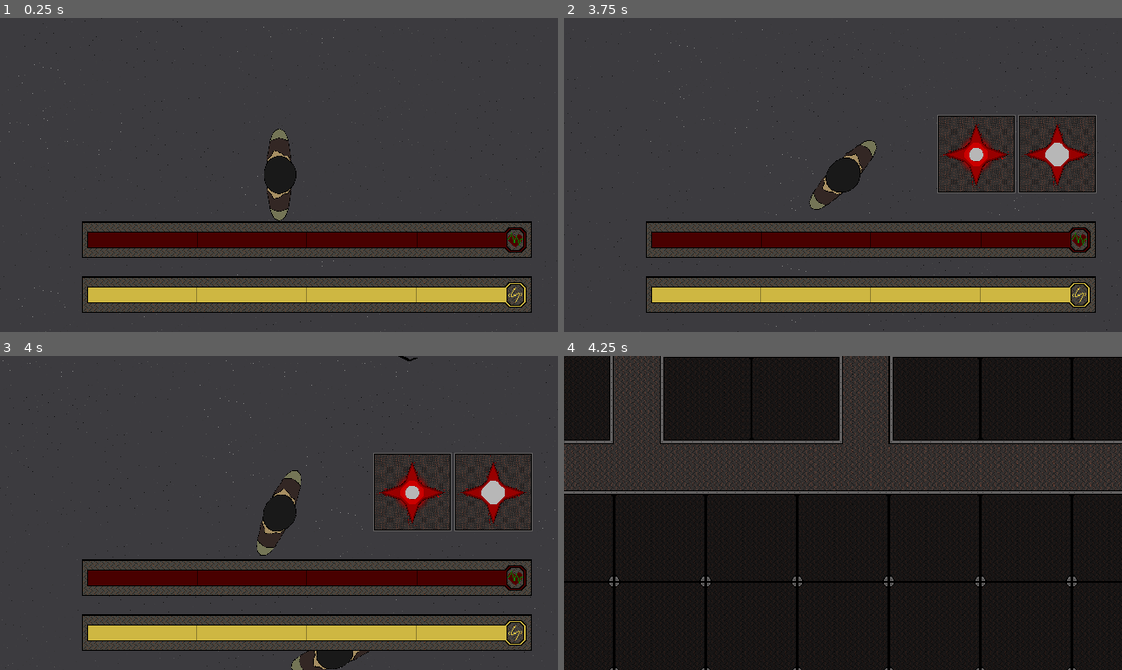
Above: before the commit, frames 1-4 (two rows, left to right).
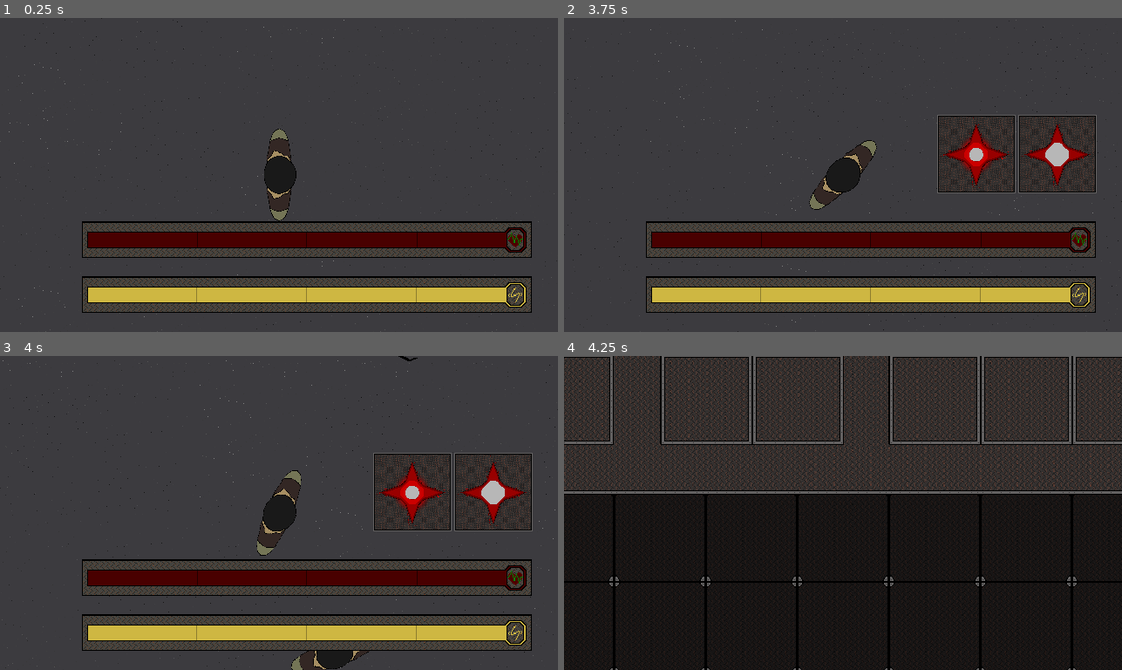
Above: after the commit, the same moments.

Repository: kitoblak/STP
Game: Godot game, scene res://scene/level/level.tscn
Same seed, same stepped clock (60 frames per second), same inputs: the game is played once before the commit and once after it.
Inputs (mouse positions are in pixels of both pictures, inside the frame that each line leads up to):
- Up to frame 1 (0.25 s): no input
- Up to frame 2 (3.75 s): tap Enter at 0.5 s; move the mouse to (965, 159) at 0.52 s; hold D (right) 0.53-1.28 s; hold Shift (Run) 0.53-1.28 s; move the mouse to (731, 190) at 1.27 s; hold S (down) 1.28-2.03 s; tap Z (ability_1) at 1.35 s; move the mouse to (898, 105) at 2.02 s; hold D (right) 2.03-2.78 s; hold X (ability_2) 2.03-2.78 s; move the mouse to (815, 237) at 2.77 s; hold W (up) 2.78-3.53 s; tap C (ability_3) at 2.85 s; move the mouse to (1010, 222) at 3.52 s; press the mouse at (1010, 222) at 3.53 s; hold A (left) from 3.53 s (still down)
- Up to frame 3 (4 s): keep holding A (left)
- Up to frame 4 (4.25 s): keep holding A (left); tap I (Inventory) at 4.15 s

Frames 1-3 are identical in both runs. In frame 4, 17% of the frame differs, in the area x 0-100%, y 0-29%.

Commit message:
positions of equipment cells of inventory

Diff:
--- a/scene/Cell/cell.tscn
+++ b/scene/Cell/cell.tscn
@@ -1,6 +1,7 @@
-[gd_scene load_steps=2 format=3 uid="uid://dhe0ivw8yv3dp"]
+[gd_scene load_steps=3 format=3 uid="uid://dhe0ivw8yv3dp"]
 
 [ext_resource type="Script" uid="uid://bt58w7isd5mo8" path="res://scene/Cell/cell.gd" id="1_daepx"]
+[ext_resource type="Texture2D" uid="uid://gjunb85r8hun" path="res://assets/Шаблон для ячейки.png" id="2_gxph5"]
 
 [node name="Cell" type="Control"]
 layout_mode = 3
@@ -10,3 +11,6 @@
 grow_horizontal = 2
 grow_vertical = 2
 script = ExtResource("1_daepx")
+
+[node name="CellTexture (debug)" type="Sprite2D" parent="."]
+texture = ExtResource("2_gxph5")
--- a/scene/ui/inventory.gd
+++ b/scene/ui/inventory.gd
@@ -4,9 +4,31 @@
 @onready var cell_container = $CellContainer
 @onready var UI = get_parent()
 
-var cell_size = 64  # Size of each cell in pixels
+var cell_size = 100  # Size of each cell in pixels
 var grid_cols = 4   # Number of columns in the grid
 var grid_rows = 4   # Number of rows in the grid
+
+var CellsPositions: Array[Vector2] = [\
+	Vector2(100, 100), \
+	Vector2(100, 200), \
+	Vector2(100, 300), \
+
+	Vector2(250, 100), \
+
+	Vector2(400, 100), \
+	Vector2(500, 100), \
+	Vector2(600, 100), \
+	Vector2(700, 100), \
+
+	Vector2(250, 300), \
+	Vector2(350, 300), \
+
+	Vector2(500, 300), \
+	Vector2(600, 300), \
+	Vector2(700, 300), \
+]
+
+
 
 func _ready():
 	Global.InventoryToggle.connect(toggle_inventory)
@@ -19,6 +41,8 @@
 	scale.x *= UI.ZOOM * 3
 	scale.y *= UI.ZOOM * 3
 
+	size.x = 800
+	size.y = 850
 #func _input(event):
 	#if event.is_action_pressed("Inventory"):
 		#toggle_inventory()
@@ -31,6 +55,7 @@
 
 func show_inventory():
 	show()
+	grab_focus()
 
 	# Create cells if they don't exist yet
 	if cell_container.get_child_count() == 0:
@@ -40,9 +65,8 @@
 	hide()
 
 func create_cells():
-	for row in range(grid_rows):
-		for col in range(grid_cols):
-			var cell = preload("res://scene/Cell/cell.tscn").instantiate()
-			cell.position = Vector2(col * cell_size, row * cell_size)
-			cell.size = Vector2(cell_size * UI.ZOOM, cell_size * UI.ZOOM)
-			cell_container.add_child(cell)
+	for pos in CellsPositions:
+		var cell = preload("res://scene/Cell/cell.tscn").instantiate()
+		cell.position = pos - Vector2(size.x / 2, size.y / 2)
+		cell.size = Vector2(cell_size * UI.ZOOM, cell_size * UI.ZOOM)
+		cell_container.add_child(cell)
--- a/scene/ui/ui.tscn
+++ b/scene/ui/ui.tscn
@@ -11,7 +11,7 @@
 [ext_resource type="Texture2D" uid="uid://c755sktxm117p" path="res://assets/Фон шкалы выносливости.png" id="8_ytfbm"]
 [ext_resource type="Texture2D" uid="uid://t07wihwarbup" path="res://assets/Шкала выносливости 2.png" id="9_nl6we"]
 [ext_resource type="Script" uid="uid://qi60je7j54ya" path="res://scene/ui/inventory.gd" id="11_ytfbm"]
-[ext_resource type="Texture2D" uid="uid://c523by6leqq8r" path="res://assets/Инвентарь в1.png" id="12_nl6we"]
+[ext_resource type="Texture2D" uid="uid://dh5x8texg8x45" path="res://assets/Инвентарь в4.png" id="12_nl6we"]
 
 [node name="UI" type="CanvasLayer"]
 script = ExtResource("1_l2jg2")
Binary file added: assets/Инвентарь в4.png
Not shown, added: assets/Инвентарь в4.png.import
Binary file added: assets/Шаблон для ячейки 2.png
Not shown, added: assets/Шаблон для ячейки 2.png.import
Binary file added: assets/Шаблон для ячейки.png
Not shown, added: assets/Шаблон для ячейки.png.import
